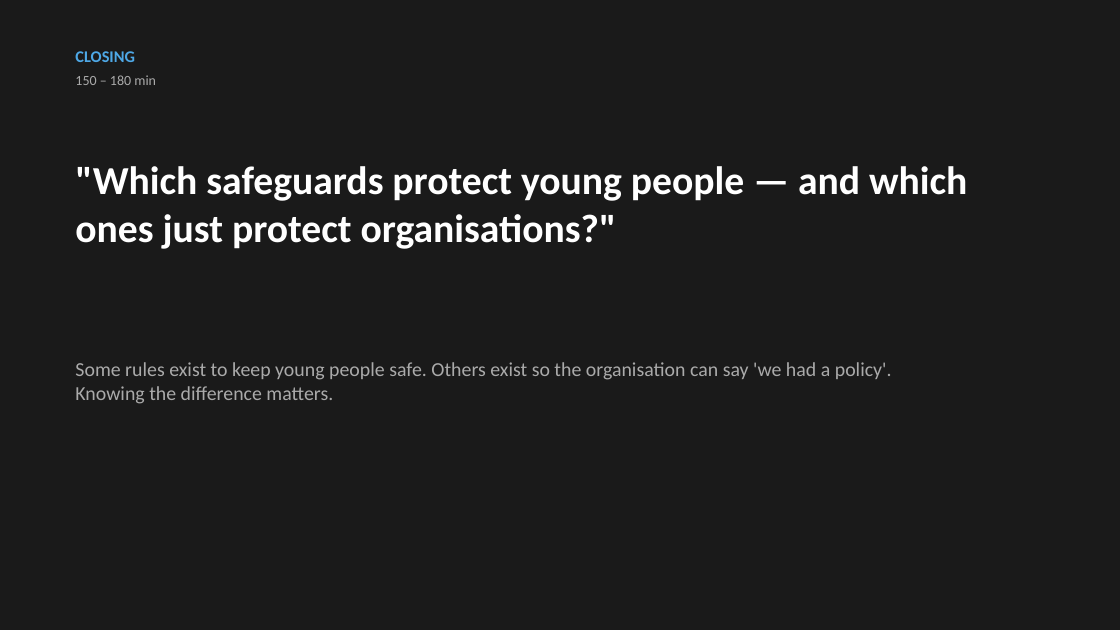
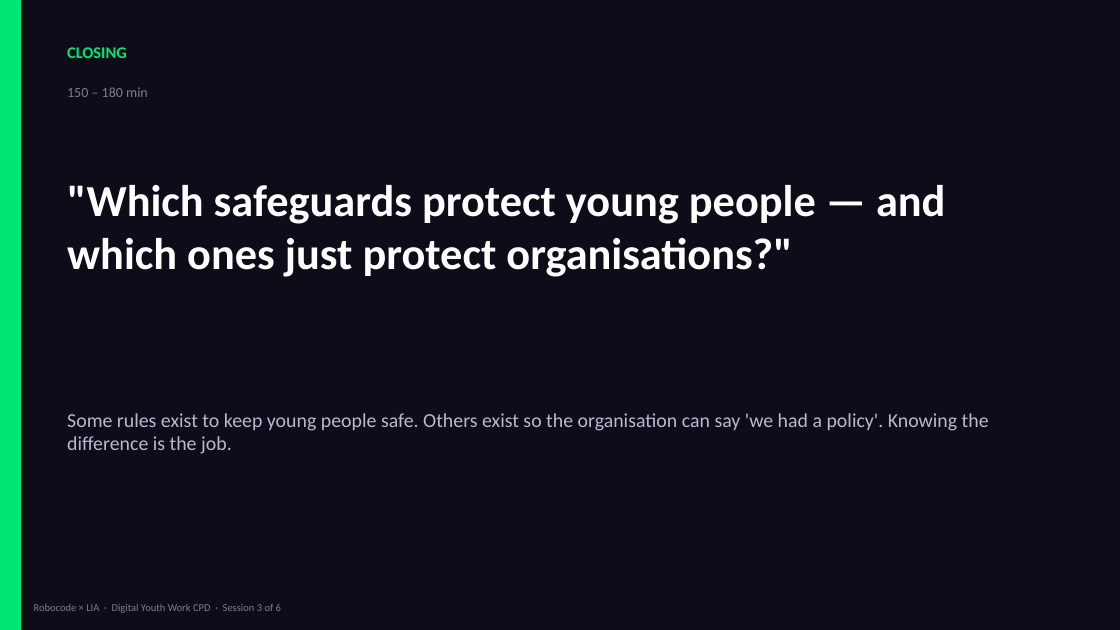
Before and after one commit to bh1ff/cpd-v2, a slide deck: slide 27 of assets/downloads/Session-3-Keeping-Young-People-Safe-Online.pptx (slide 14 before the commit). Drawn at 1120x630 pixels with LibreOffice and Linux fonts; fonts in the diff are those of the drawing. Boxes give left, top, right and bottom in pixels: in the first picture for what was removed or moved away, otherwise in the second. Text is boxed around its words. In the diff, an @@ line names an element or a change of style, - is before the commit and + after.

```diff
--- a/assets/downloads/Session-3-Keeping-Young-People-Safe-Online.pptx
+++ b/assets/downloads/Session-3-Keeping-Young-People-Safe-Online.pptx
@@ background #1A1A1A to #0D0D1A @@
@@ rectangle added at [0,0,21,630], fill #00E676 @@
@@ text "CLOSING" at [67,47,127,58]: text colour #4EA8E6 to #00E676 @@
@@ text "150 – 180 min": place and size @@
-text "150 – 180 min" at [75,75,156,85]
+text "150 – 180 min" at [67,87,148,97]
@@ text "150 – 180 min" at [67,87,148,97]: text colour #AAAAAA to #7B7B96 @@
@@ text ""Which safeguards protect young people ...": place and size @@
-text ""Which safeguards protect young people ..." at [75,166,967,249]
+text ""Which safeguards protect young people ..." at [67,185,945,277]
@@ text ""Which safeguards protect young people ..." at [67,185,945,277]: size 34 to 38 pt @@
@@ text at [67,413,989,454]: text changed; text colour #AAAAAA to #B8B8D0 @@
-Some rules exist to keep young people safe. Others exist so the organisation can say 'we had a policy'. Knowing the difference matters.
+Some rules exist to keep young people safe. Others exist so the organisation can say 'we had a policy'. Knowing the difference is the job.
@@ text added at [34,604,281,613], 9 pt, text #7B7B96 @@
+Robocode × LIA · Digital Youth Work CPD · Session 3 of 6
```
Also in this commit, not shown: 15 other slides changed, 16 slides added, 1 slide removed, 2 other files.
